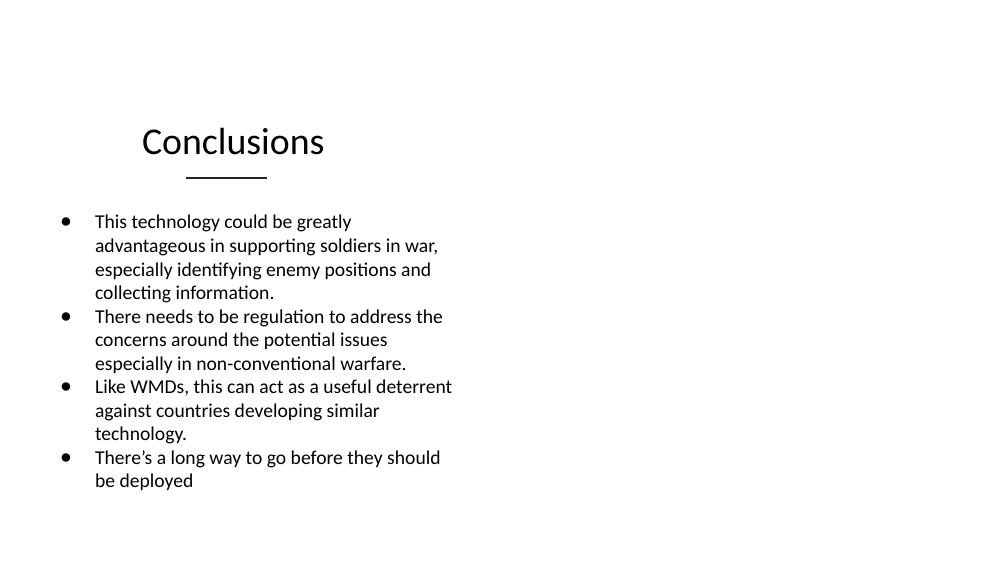
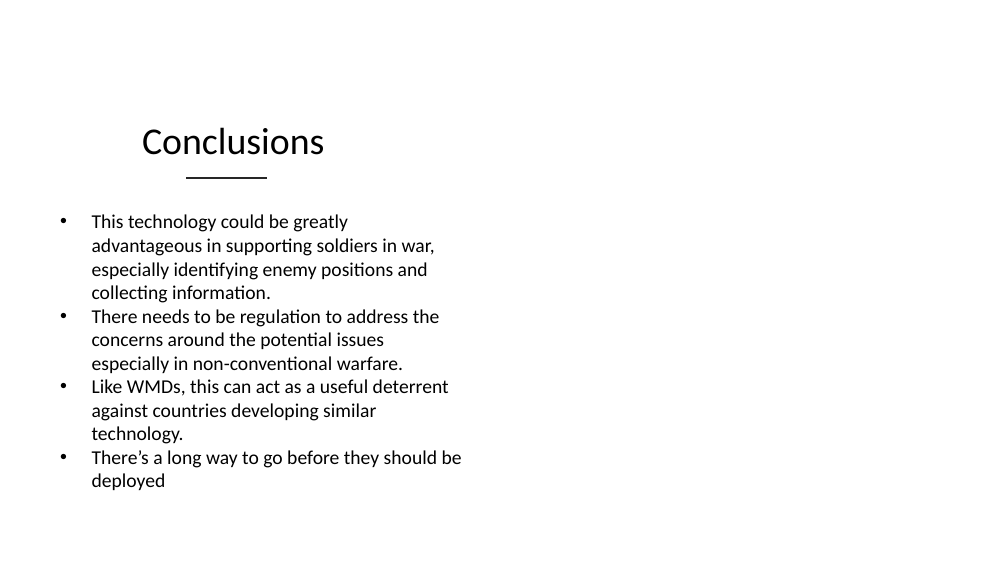
Before and after one commit to hgw2/codeclan_homework_HarryW, a slide deck: slide 8 of week_03/ethics_project/warfare_ethics_project.pptx. Drawn at 1008x567 pixels with LibreOffice and Linux fonts; fonts in the diff are those of the drawing; background and template pictures are left out. Boxes give left, top, right and bottom in pixels: in the first picture for what was removed or moved away, otherwise in the second. Text is boxed around its words. In the diff, an @@ line names an element or a change of style, - is before the commit and + after.

```diff
--- a/week_03/ethics_project/warfare_ethics_project.pptx
+++ b/week_03/ethics_project/warfare_ethics_project.pptx
@@ text "This technology could be greatly ..." at [92, 214, 462, 490]: bullet ● to • @@
```
Also in this commit, not shown: 1 other slide changed, 1 other file.
